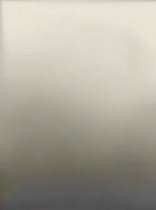
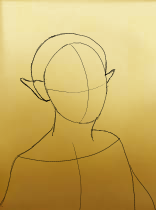
The second 156×210 image is a revision of the first. Changes to its layers:
renamed "Paint Layer 1" to "Paint Body", painted on it over (0, 0, 156, 210)
added layer "Paint Ears" above "Paint Hair" over (0, 64, 128, 128)
added layer "Paint Hair" above "Ideology" over (0, 0, 128, 128)
added layer "Ideology" (soft light) above "Background" over (0, 0, 156, 210)
